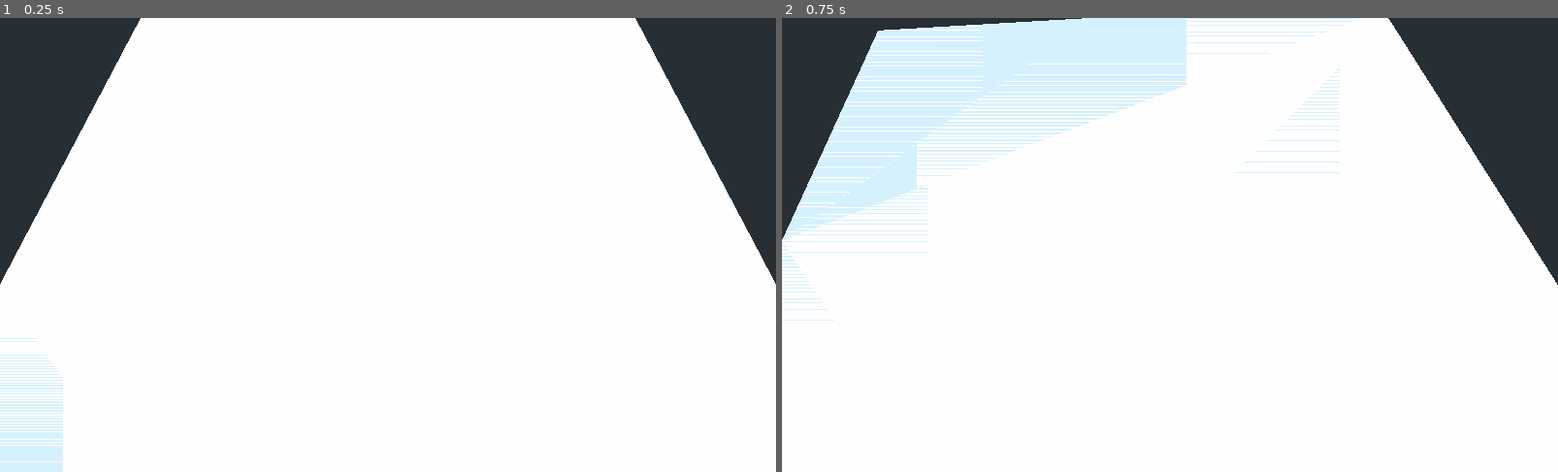
Above: before the commit, frames 1-2 (left to right).
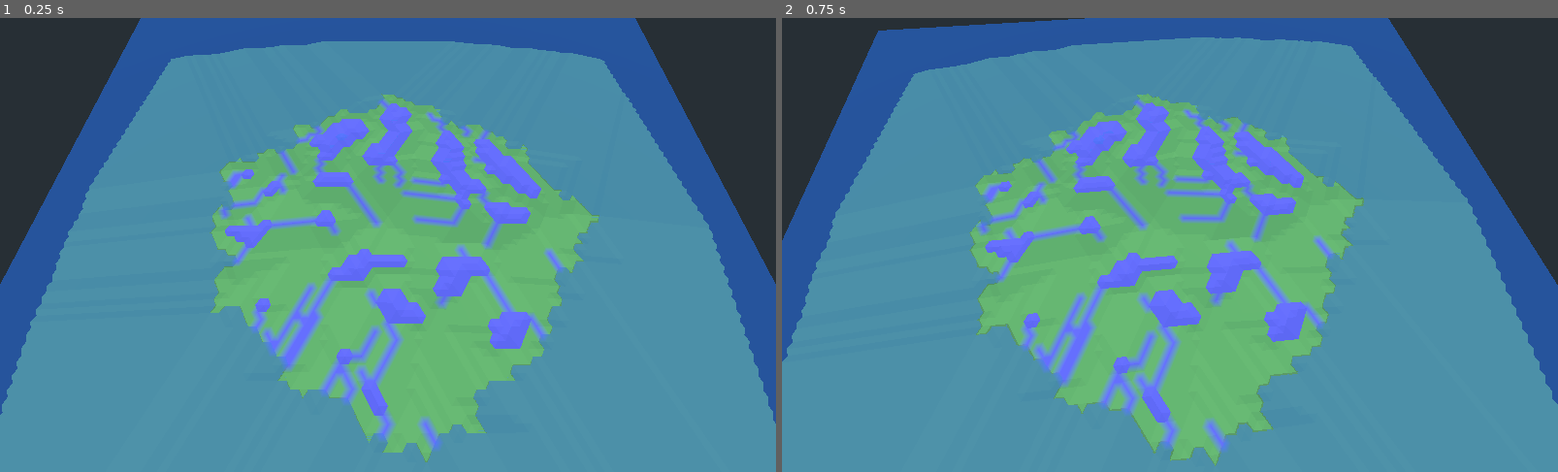
Above: after the commit, the same moments.

Repository: MichaelReel/Terrain_Scratch_2023
Game: Godot game, scene res://Main.tscn
The game is run twice, just before and just after one commit, with the same random seed, the same clock (stepped at 60 frames per second) and the same inputs.
Inputs (mouse positions are in pixels of both pictures, inside the frame that each line leads up to):
- Up to frame 1 (0.25 s): no input
- Up to frame 2 (0.75 s): tap Enter at 0.5 s; move the mouse to (1208, 245) at 0.52 s; hold W (forward) from 0.53 s (still down)

The runs differ from the first frame. In frame 1, 89% of the frame differs, in the area x 0-100%, y 0-100%; in frame 2, 90%.

Commit message:
Restructured some stuff Debug colors out to a resource Terrain stages into a holding script

Diff:
--- a/Main.tscn
+++ b/Main.tscn
@@ -1,8 +1,9 @@
-[gd_scene load_steps=5 format=2]
+[gd_scene load_steps=6 format=2]
 
 [ext_resource path="res://view/IslandMesh.tscn" type="PackedScene" id=1]
 [ext_resource path="res://camera/CameraControl.tscn" type="PackedScene" id=2]
 [ext_resource path="res://materials/water_surface.tres" type="Material" id=3]
+[ext_resource path="res://lib/util/debug_color_dict.tres" type="Resource" id=4]
 
 [sub_resource type="PlaneMesh" id=1]
 size = Vector2( 1000, 1000 )
@@ -10,6 +11,7 @@
 [node name="Main" type="Spatial"]
 
 [node name="IslandMesh" parent="." instance=ExtResource( 1 )]
+debug_color_dict = ExtResource( 4 )
 
 [node name="FlyingCamera" parent="." instance=ExtResource( 2 )]
 transform = Transform( 1, 0, 0, 0, 1, 0, 0, 0, 1, 0, 400, 200 )
--- /dev/null
+++ b/lib/HighlevelTerrain.gd
@@ -0,0 +1,51 @@
+class_name HighlevelTerrain
+extends Object
+"""
+This object is collects stages for generating a highlevel outline of a terrain.
+This works out the land edges and the major bodies of water
+and can be used as a base reference for other terrain features
+"""
+
+signal stage_complete(stage)
+signal all_stages_complete()
+
+
+var grid: Grid
+var _island_stage: IslandStage
+var _regions_stage: RegionStage
+var _lake_stage: LakeStage
+var _height_stage: HeightStage
+var _river_stage: RiverStage
+
+func _init(
+	random_seed: int,
+	edge_length: float,
+	edges_across: int,
+	land_cell_limit: int,
+	river_count: int,
+	debug_color_map: DebugColorDict
+) -> void:
+	var rng = RandomNumberGenerator.new()
+	rng.seed = random_seed
+	grid = Grid.new(edge_length, edges_across, debug_color_map.base_color)
+	_island_stage = IslandStage.new(grid,  debug_color_map.land_color, land_cell_limit, rng.randi())
+	_regions_stage = RegionStage.new(_island_stage.get_region(), debug_color_map.region_colors, rng.randi())
+	_lake_stage = LakeStage.new(_regions_stage, debug_color_map.lake_colors, rng.randi())
+	_height_stage = HeightStage.new(_island_stage.get_region(), _lake_stage)
+	_river_stage = RiverStage.new(grid, _lake_stage, river_count, debug_color_map.river_color, rng.randi())
+
+
+func perform() -> void:
+	var stages = [
+		_island_stage,
+		_regions_stage,
+		_lake_stage,
+		_height_stage,
+		_river_stage,
+	]
+
+	for stage in stages:
+		stage.perform()
+		emit_signal("stage_complete", stage)
+
+	emit_signal("all_stages_complete")
--- a/lib/terrain/Region.gd
+++ b/lib/terrain/Region.gd
@@ -1,5 +1,5 @@
 class_name Region
-extends Utils
+extends StageUtils
 """A specific area that a grid cell can belong to"""
 
 var _parent  # Region | null
--- a/lib/terrain/Stage.gd
+++ b/lib/terrain/Stage.gd
@@ -1,5 +1,5 @@
 class_name Stage
-extends Utils
+extends StageUtils
 """
 Base interface for each stage
 """
--- /dev/null
+++ b/lib/util/DebugColorDict.gd
@@ -0,0 +1,21 @@
+class_name DebugColorDict
+extends Resource
+
+export (Color) var base_color: Color = Color8(24, 64, 24, 255)
+export (Color) var land_color: Color = Color8(32, 96, 32, 255)
+export (PoolColorArray) var region_colors := PoolColorArray([
+	land_color, # Color8(  0,   0, 192, 255),
+	land_color, # Color8(  0, 192,   0, 255),
+	land_color, # Color8(192,   0,   0, 255),
+	land_color, # Color8(  0, 192, 192, 255),
+	land_color, # Color8(192, 192,   0, 255),
+	land_color, # Color8(192,   0, 192, 255),
+])
+export (Color) var river_color: Color = Color8(32, 32, 192, 255)
+export (Color) var head_color: Color = river_color # Color8(0, 0, 86, 255)
+export (Color) var mouth_color: Color = river_color # Color8(128, 128, 255, 255)
+export (PoolColorArray) var lake_colors := PoolColorArray([
+	river_color, # Color8( 48,  48, 192, 255),
+	river_color, # Color8( 32,  32, 192, 255),
+	river_color, # Color8( 16,  16, 192, 255),
+])
--- a/lib/terrain/Utils.gd
+++ b/lib/util/StageUtils.gd
@@ -1,4 +1,4 @@
-class_name Utils
+class_name StageUtils
 extends Object
 
 static func shuffle(rng: RandomNumberGenerator, target: Array) -> void:
--- /dev/null
+++ b/lib/util/debug_color_dict.tres
@@ -0,0 +1,13 @@
+[gd_resource type="Resource" load_steps=2 format=2]
+
+[ext_resource path="res://lib/util/DebugColorDict.gd" type="Script" id=1]
+
+[resource]
+script = ExtResource( 1 )
+base_color = Color( 0.0941176, 0.25098, 0.0941176, 1 )
+land_color = Color( 0.12549, 0.376471, 0.12549, 1 )
+region_colors = PoolColorArray( 0.12549, 0.376471, 0.12549, 1, 0.12549, 0.376471, 0.12549, 1, 0.12549, 0.376471, 0.12549, 1, 0.12549, 0.376471, 0.12549, 1, 0.12549, 0.376471, 0.12549, 1, 0.12549, 0.376471, 0.12549, 1 )
+river_color = Color( 0.12549, 0.12549, 0.752941, 1 )
+head_color = Color( 0.12549, 0.12549, 0.752941, 1 )
+mouth_color = Color( 0.12549, 0.12549, 0.752941, 1 )
+lake_colors = PoolColorArray( 0.12549, 0.12549, 0.752941, 1, 0.12549, 0.12549, 0.752941, 1, 0.12549, 0.12549, 0.752941, 1 )
--- a/project.godot
+++ b/project.godot
@@ -9,6 +9,11 @@
 config_version=4
 
 _global_script_classes=[ {
+"base": "Resource",
+"class": "DebugColorDict",
+"language": "GDScript",
+"path": "res://lib/util/DebugColorDict.gd"
+}, {
 "base": "Model",
 "class": "Edge",
 "language": "GDScript",
@@ -23,6 +28,11 @@
 "class": "HeightStage",
 "language": "GDScript",
 "path": "res://lib/terrain/HeightStage.gd"
+}, {
+"base": "Object",
+"class": "HighlevelTerrain",
+"language": "GDScript",
+"path": "res://lib/HighlevelTerrain.gd"
 }, {
 "base": "Stage",
 "class": "IslandStage",
@@ -39,7 +49,7 @@
 "language": "GDScript",
 "path": "res://lib/geometry/Model.gd"
 }, {
-"base": "Utils",
+"base": "StageUtils",
 "class": "Region",
 "language": "GDScript",
 "path": "res://lib/terrain/Region.gd"
@@ -54,20 +64,20 @@
 "language": "GDScript",
 "path": "res://lib/terrain/RiverStage.gd"
 }, {
-"base": "Utils",
+"base": "StageUtils",
 "class": "Stage",
 "language": "GDScript",
 "path": "res://lib/terrain/Stage.gd"
+}, {
+"base": "Object",
+"class": "StageUtils",
+"language": "GDScript",
+"path": "res://lib/util/StageUtils.gd"
 }, {
 "base": "Model",
 "class": "Triangle",
 "language": "GDScript",
 "path": "res://lib/geometry/Triangle.gd"
-}, {
-"base": "Object",
-"class": "Utils",
-"language": "GDScript",
-"path": "res://lib/terrain/Utils.gd"
 }, {
 "base": "Model",
 "class": "Vertex",
@@ -75,9 +85,11 @@
 "path": "res://lib/geometry/Vertex.gd"
 } ]
 _global_script_class_icons={
+"DebugColorDict": "",
 "Edge": "",
 "Grid": "",
 "HeightStage": "",
+"HighlevelTerrain": "",
 "IslandStage": "",
 "LakeStage": "",
 "Model": "",
@@ -85,8 +97,8 @@
 "RegionStage": "",
 "RiverStage": "",
 "Stage": "",
+"StageUtils": "",
 "Triangle": "",
-"Utils": "",
 "Vertex": ""
 }
 
--- a/view/IslandMesh.gd
+++ b/view/IslandMesh.gd
@@ -4,31 +4,26 @@
 export (float) var edge_length: float = 10.0
 export (int) var edges_across: int = 100
 export (int) var land_cell_limit: int = 4000
-export (Color) var base_color: Color = Color8(24, 64, 24, 255)
-export (Color) var land_color: Color = Color8(32, 96, 32, 255)
-export (PoolColorArray) var region_colors := PoolColorArray([
-	land_color, # Color8(  0,   0, 192, 255),
-	land_color, # Color8(  0, 192,   0, 255),
-	land_color, # Color8(192,   0,   0, 255),
-	land_color, # Color8(  0, 192, 192, 255),
-	land_color, # Color8(192, 192,   0, 255),
-	land_color, # Color8(192,   0, 192, 255),
-])
+export (Resource) var debug_color_dict: Resource
 export (int) var river_count: int = 30
-export (Color) var river_color: Color = Color8(32, 32, 192, 255)
-export (Color) var head_color: Color = river_color
-export (Color) var mouth_color: Color = river_color
-export (PoolColorArray) var lake_colors := PoolColorArray([
-	river_color, # Color8( 48,  48, 192, 255),
-	river_color, # Color8( 32,  32, 192, 255),
-	river_color, # Color8( 16,  16, 192, 255),
-])
-export (bool) var stages_in_thread: bool = true
+
+export (bool) var stages_in_thread: bool = false
 
 
 var thread: Thread
+var high_level_terrain: HighlevelTerrain
 
 func _ready() -> void:
+	high_level_terrain = HighlevelTerrain.new(
+		random_seed,
+		edge_length,
+		edges_across,
+		land_cell_limit,
+		river_count,
+		debug_color_dict
+	)
+	var _err1 = high_level_terrain.connect("all_stages_complete", self, "_on_all_stages_complete")
+	var _err2 = high_level_terrain.connect("stage_complete", self, "_on_stage_complete")
 	if stages_in_thread:
 		thread = Thread.new()
 		var _err = thread.start(self, "_stage_thread")
@@ -40,35 +35,19 @@
 		thread.wait_to_finish()
 
 func _stage_thread() -> void:
-	var rng = RandomNumberGenerator.new()
-	rng.seed = random_seed
-	print(str(rng.seed))
-	var grid = Grid.new(edge_length, edges_across, base_color)
-	var island_stage = IslandStage.new(grid, land_color, land_cell_limit, rng.randi())
-	var regions_stage = RegionStage.new(island_stage.get_region(), region_colors, rng.randi())
-	var lake_stage = LakeStage.new(regions_stage, lake_colors, rng.randi())
-	var height_stage = HeightStage.new(island_stage.get_region(), lake_stage)
-	var river_stage = RiverStage.new(grid, lake_stage, river_count, river_color, rng.randi())
-	var island_mesh: Mesh
+	var island_mesh: Mesh = _get_mesh_from_grid(high_level_terrain.grid)
+	set_mesh(island_mesh)
+	high_level_terrain.perform()
 
-	var stages = [
-		island_stage,
-		regions_stage,
-		lake_stage,
-		height_stage,
-		river_stage,
-	]
-
-	island_mesh = _get_mesh_from_grid(grid)
+func _on_stage_complete(stage: Stage) -> void:
+	print(str(stage))
+	var island_mesh: Mesh = _get_mesh_from_grid(high_level_terrain.grid)
 	set_mesh(island_mesh)
 
-	for stage in stages:
-		stage.perform()
-		print(str(stage))
-		island_mesh = _get_mesh_from_grid(grid)
-		set_mesh(island_mesh)
-
-	print("Stages Complete")
+func _on_all_stages_complete() -> void:
+	print("High Level Terrain stages complete")
+	var island_mesh: Mesh = _get_mesh_from_grid(high_level_terrain.grid)
+	set_mesh(island_mesh)
 
 func _get_mesh_from_grid(grid: Grid) -> Mesh:
 	var surface_tool: SurfaceTool = SurfaceTool.new()
@@ -77,7 +56,7 @@
 	surface_tool.begin(Mesh.PRIMITIVE_TRIANGLES)
 	for row in grid.get_triangles():
 		for triangle in row:
-			var color_dict: Dictionary = triangle.get_river_vertex_colors(river_color, grid.get_color(), head_color, mouth_color)
+			var color_dict: Dictionary = triangle.get_river_vertex_colors(debug_color_dict.river_color, grid.get_color(), debug_color_dict.head_color, debug_color_dict.mouth_color)
 			for vertex in triangle.get_vertices():
 				surface_tool.add_color(color_dict[vertex])
 				surface_tool.add_vertex(vertex.get_vector())
